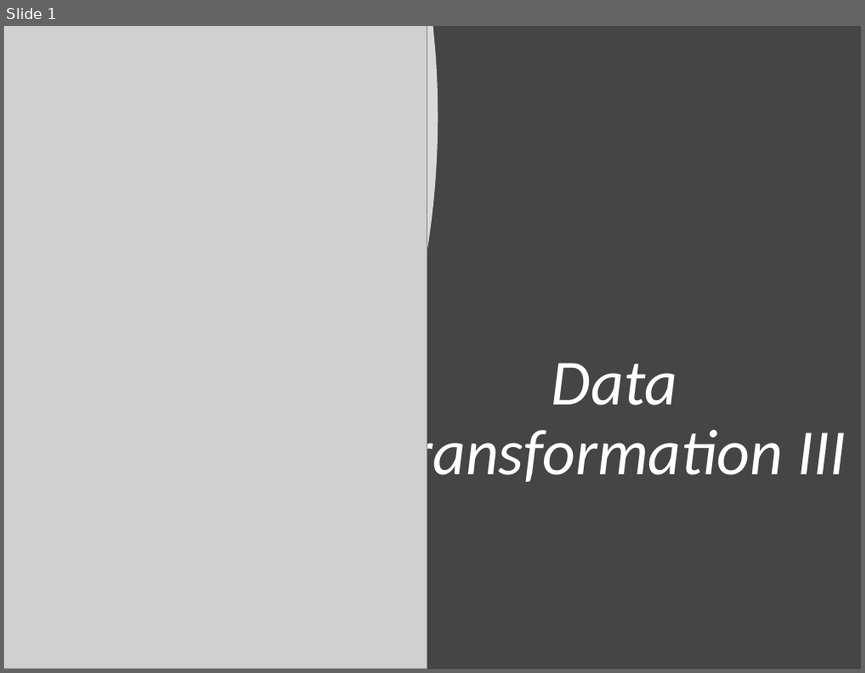
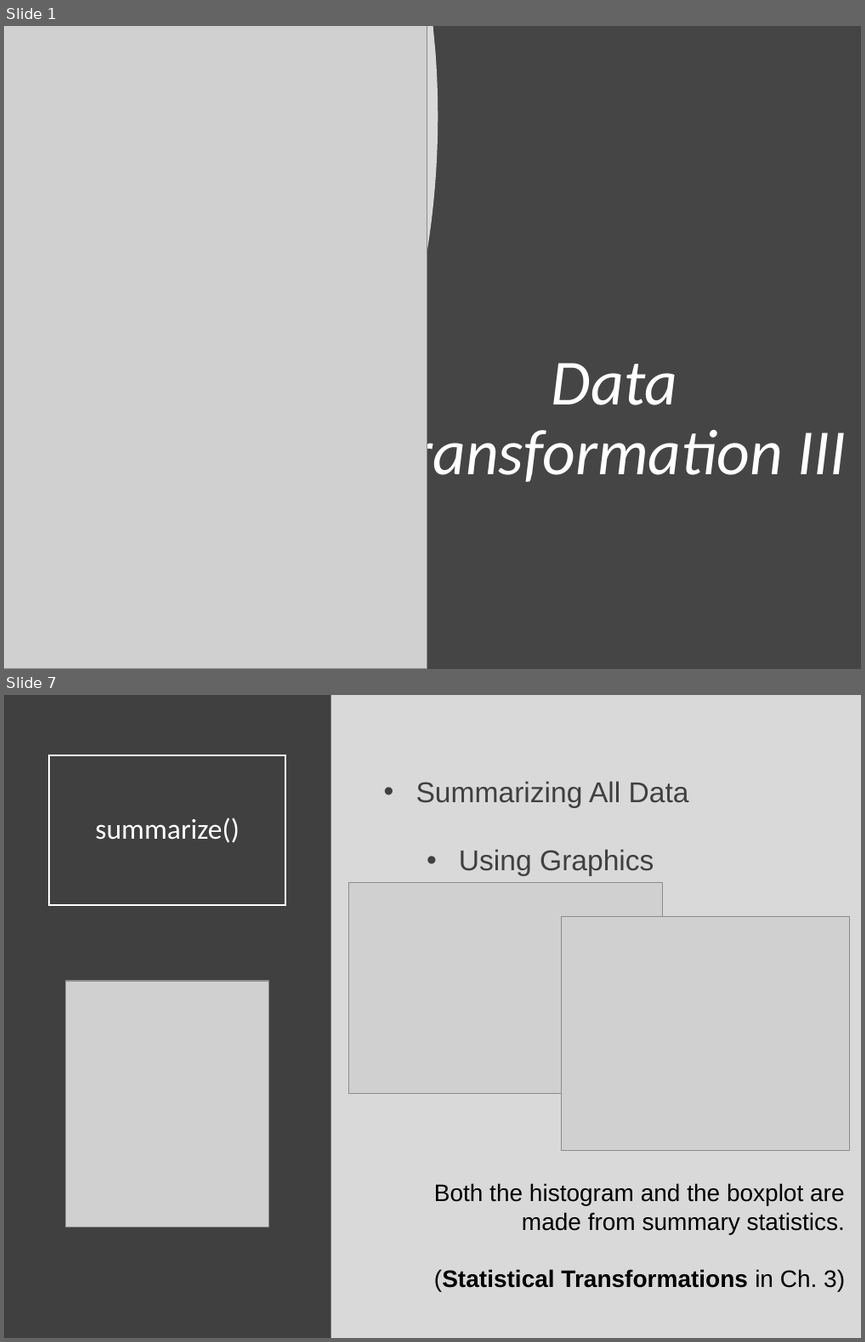
Before and after one commit to Yixf-Self/STOR320_WEBSITE, a slide deck: Lecture/Lecture 6/Lecture 6.pptx. Shown one above the other, each under a label of ours: slide 1 before the commit, slides 1 and 7 after it; the slides between them are not shown. The pictures are 865x673 and 865x1342 pixels, drawn with LibreOffice and Linux fonts; fonts in the diff are those of the drawing; grey boxes stand for pictures. Boxes give left, top, right and bottom in pixels: in the first picture for what was removed or moved away, otherwise in the second. Text is boxed around its words. In the diff, an @@ line names an element or a change of style, - is before the commit and + after.

```diff
--- a/Lecture/Lecture 6/Lecture 6.pptx
+++ b/Lecture/Lecture 6/Lecture 6.pptx
@@ slide 7 added at (4,695,861,1338), background #D9D9D9 @@
@@ rectangle added at (4,695,331,1338), fill #404040 @@
@@ title added at (49,755,286,905), outline #FFFFFF 1.5 pt, 24 pt, text #FFFFFF @@
+summarize()
@@ text added at (416,781,689,876), 24 pt, text #404040 @@
+• Summarizing All Data
+  • Using Graphics
@@ picture added at (348,882,663,1094) @@
@@ picture added at (561,916,849,1150) @@
@@ picture added at (66,981,268,1226) @@
@@ text added at (434,1183,845,1291), 20 pt, text #000000 @@
+Both the histogram and the boxplot are made from summary statistics.
+(Statistical Transformations in Ch. 3)
```
Also in this commit, not shown: 1 slide changed, 16 other slides added, 6 other files.
